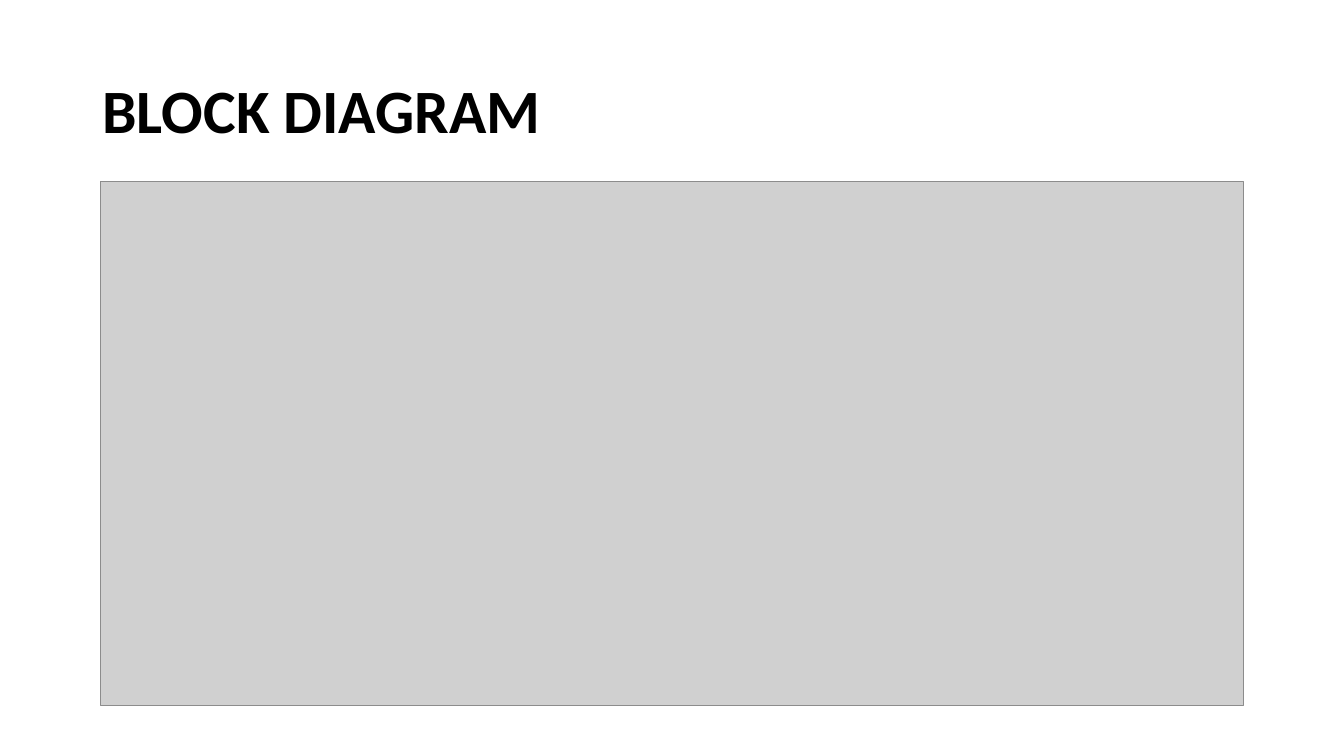
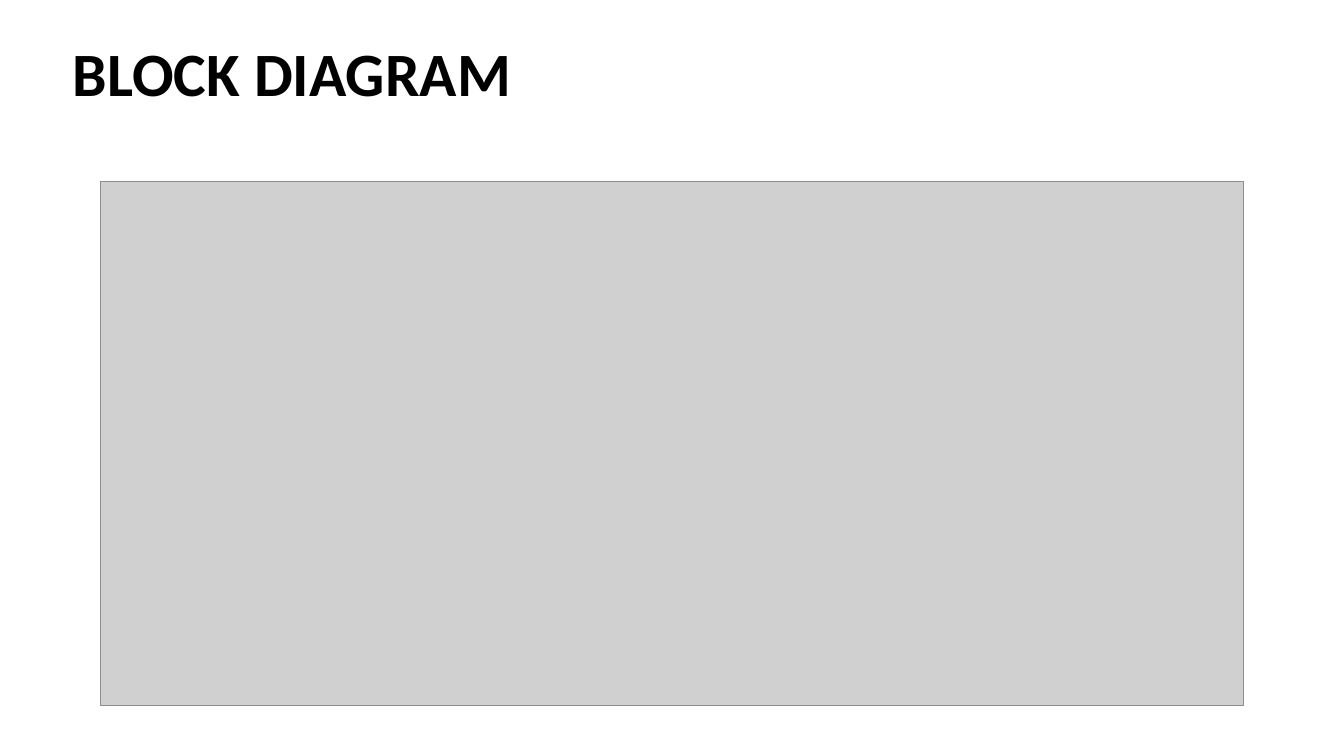
Before and after one commit to aswanayyappan/S3-SKILL-PROJECT, a slide deck: slide 4 of public/S-3_IOT_Presentation.pptx. Drawn at 1344x756 pixels with LibreOffice and Linux fonts; fonts in the diff are those of the drawing; grey boxes stand for pictures. Boxes give left, top, right and bottom in pixels: in the first picture for what was removed or moved away, otherwise in the second. Text is boxed around its words. In the diff, an @@ line names an element or a change of style, - is before the commit and + after.

```diff
--- a/public/S-3_IOT_Presentation.pptx
+++ b/public/S-3_IOT_Presentation.pptx
@@ title "BLOCK DIAGRAM": place and size @@
-title "BLOCK DIAGRAM" at <box>102,92,541,134</box>
+title "BLOCK DIAGRAM" at <box>73,55,511,97</box>
```
Also in this commit, not shown: 4 other slides changed, 3 slides added, 1 slide removed, 12 other files.
